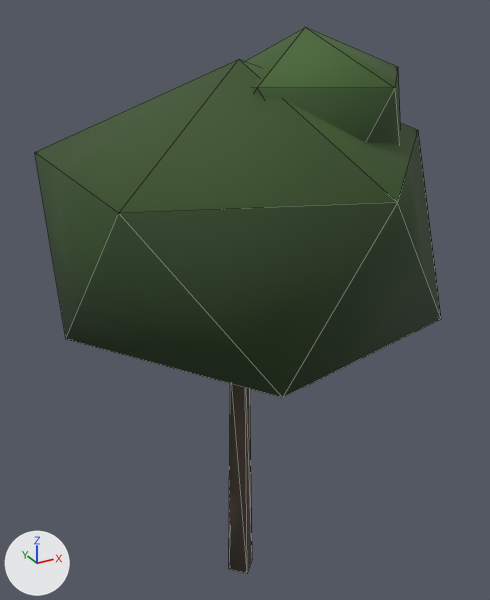
The glTF model game/assets/models/env_hw_far.glb: old version first, new version second.
Before and after are seen from a 50 mm camera at (-6.42, -11.9, 13.47) aimed at (0.22, 0.16, 7.44). Lighting does not change. The marker at lower left points along +X, +Y and +Z. The picture after the commit comes second. Mesh edges are drawn as thin lines. Vertices at exactly the same position are counted once.

Names of what the first picture shows: 'env_hw_far'.
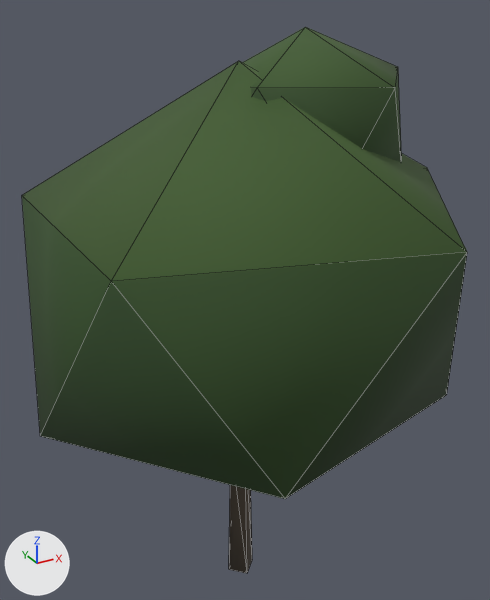
The change, as JSON lines over the scene's bpy script:
```json
{"block": "me_env_hw_far", "where": "# used by ob_env_hw_far; location = (0.0, 0.0, 0.0)"}
{"block": "me_env_hw_far", "where": "# before: 3 (0.0, 0.25, 6.0), 5 (0.25, 0.0, 6.0), 7 (0.0, -0.25, 6.0), 9 (-0.25, 0.0, 6.0)"}
{"op": "remove", "block": "me_env_hw_far", "code": "me_env_hw_far.from_pydata(...)  # 32 vertices, 52 faces; spans x -3.8..4.64, y -3.75..3.82, z 0.0..13.01"}
{"op": "add", "block": "me_env_hw_far", "code": "me_env_hw_far.from_pydata(...)  # 32 vertices, 52 faces; spans x -4.53..5.03, y -4.72..4.07, z 0.0..13.01"}
{"block": "me_env_hw_far", "change": "me_env_hw_far part 1"}
{"op": "add", "block": "me_env_hw_far", "code": "for i in [3, 5, 7, 9]: me_env_hw_far.vertices[i].co += Vector((0.0, 0.0, -2.0))"}
{"op": "set", "path": "me_env_hw_far.vertices[0].co", "old": "(3.47, -2.52, 7.34)", "new": "(3.73, -2.71, 5.5)", "note": "pixel (441, 319) -> pixel (446, 394)"}
{"op": "set", "path": "me_env_hw_far.vertices[1].co", "old": "(0.0, 0.0, 6.17)", "new": "(0.0, 0.0, 3.0)"}
{"op": "set", "path": "me_env_hw_far.vertices[10].co", "old": "(-1.22, -3.75, 7.48)", "new": "(-1.32, -4.06, 5.66)", "note": "pixel (282, 397) -> pixel (285, 498)"}
{"op": "set", "path": "me_env_hw_far.vertices[11].co", "old": "(-3.8, 0.0, 7.53)", "new": "(-4.53, 0.0, 5.54)", "note": "pixel (65, 339) -> pixel (40, 436)"}
{"op": "set", "path": "me_env_hw_far.vertices[12].co", "old": "(-1.21, 3.73, 7.49)", "new": "(-1.32, 4.07, 5.65)"}
{"op": "set", "path": "me_env_hw_far.vertices[13].co", "old": "(2.93, 2.13, 7.6)", "new": "(3.73, 2.71, 5.5)"}
{"op": "set", "path": "me_env_hw_far.vertices[14].co", "old": "(1.13, -3.47, 10.41)", "new": "(1.53, -4.72, 9.86)", "note": "pixel (397, 202) -> pixel (467, 252)"}
{"op": "set", "path": "me_env_hw_far.vertices[15].co", "old": "(-3.35, -2.43, 10.6)", "new": "(-3.61, -2.62, 9.63)", "note": "pixel (118, 213) -> pixel (111, 281)"}
{"op": "set", "path": "me_env_hw_far.vertices[16].co", "old": "(-3.44, 2.5, 10.64)", "new": "(-3.77, 2.74, 9.72)", "note": "pixel (34, 152) -> pixel (21, 195)"}
{"op": "set", "path": "me_env_hw_far.vertices[17].co", "old": "(1.24, 3.82, 10.55)", "new": "(1.24, 3.83, 9.43)"}
{"op": "set", "path": "me_env_hw_far.vertices[18].co", "old": "(4.64, 0.0, 10.79)", "new": "(5.03, 0.0, 9.89)", "note": "pixel (418, 130) -> pixel (427, 167)"}
{"op": "set", "path": "me_env_hw_far.vertices[19].co", "old": "(0.0, 0.0, 12.49)", "new": "(0.0, 0.0, 12.46)", "note": "pixel (238, 59) -> pixel (238, 60)"}
```

Location of each change, (x1, y1, x2, y2) in pixels of the pictures (490 x 600 px; the box of a moved part takes in the faces that stretch with it):
```json
{"object": "env_hw_far", "change": "reshaped", "before": [35, 27, 441, 573], "after": [22, 27, 467, 573], "on screen": "10% wider"}
{"part": 1, "of": "me_env_hw_far", "change": "moved or reshaped", "before": [35, 59, 441, 568], "after": [22, 61, 467, 568]}
```
